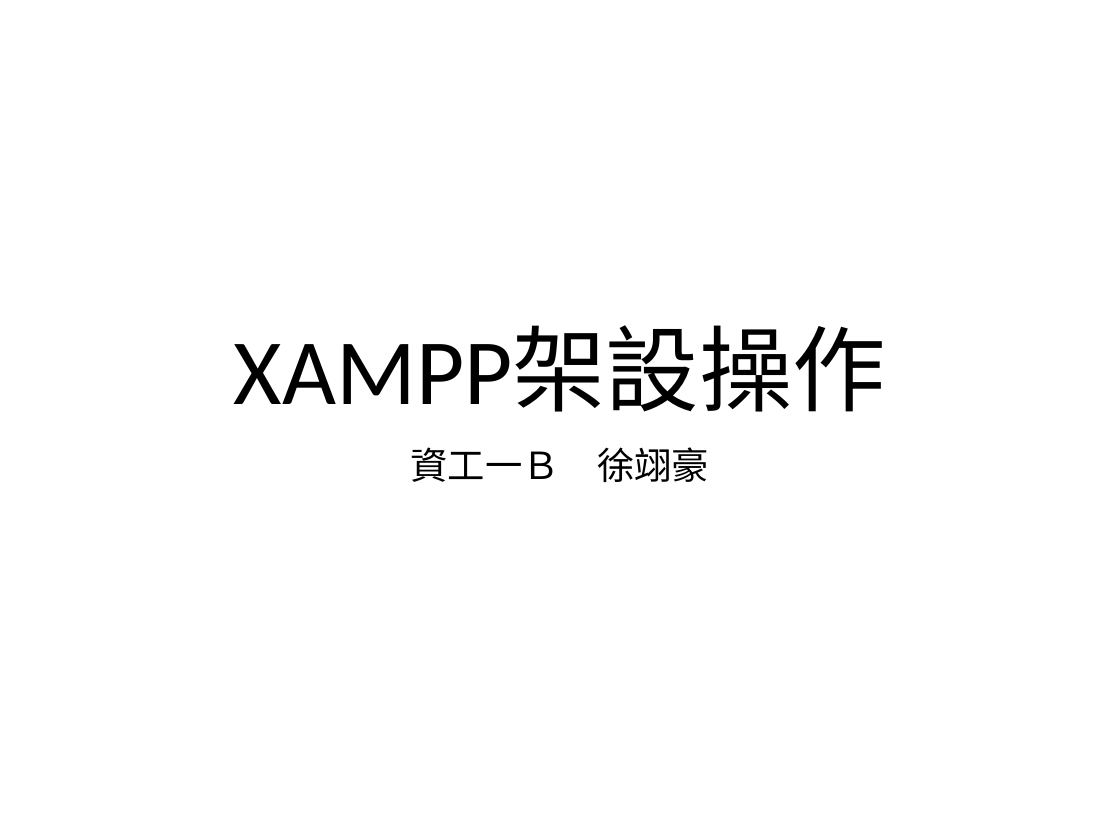
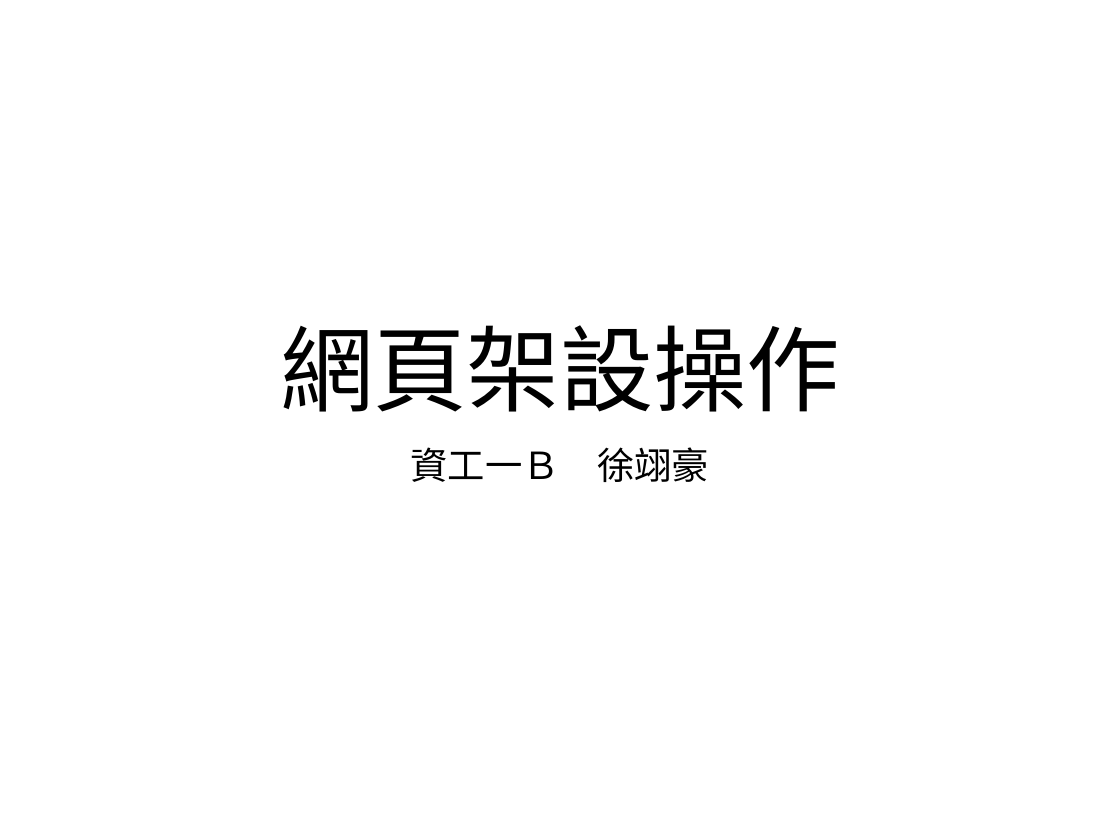
Before and after one commit to 4080e062/cs4high_4080E062, a slide deck: slide 1 of 網頁架設操作.pptx. Drawn at 1120x840 pixels with LibreOffice and Linux fonts; fonts in the diff are those of the drawing. Boxes give left, top, right and bottom in pixels: in the first picture for what was removed or moved away, otherwise in the second. Text is boxed around its words. In the diff, an @@ line names an element or a change of style, - is before the commit and + after.

```diff
--- a/網頁架設操作.pptx
+++ b/網頁架設操作.pptx
@@ title at [280, 325, 840, 412]: text changed @@
-XAMPP架設操作
+網頁架設操作
```
Also in this commit, not shown: 6 slides added, 1 slide removed.
